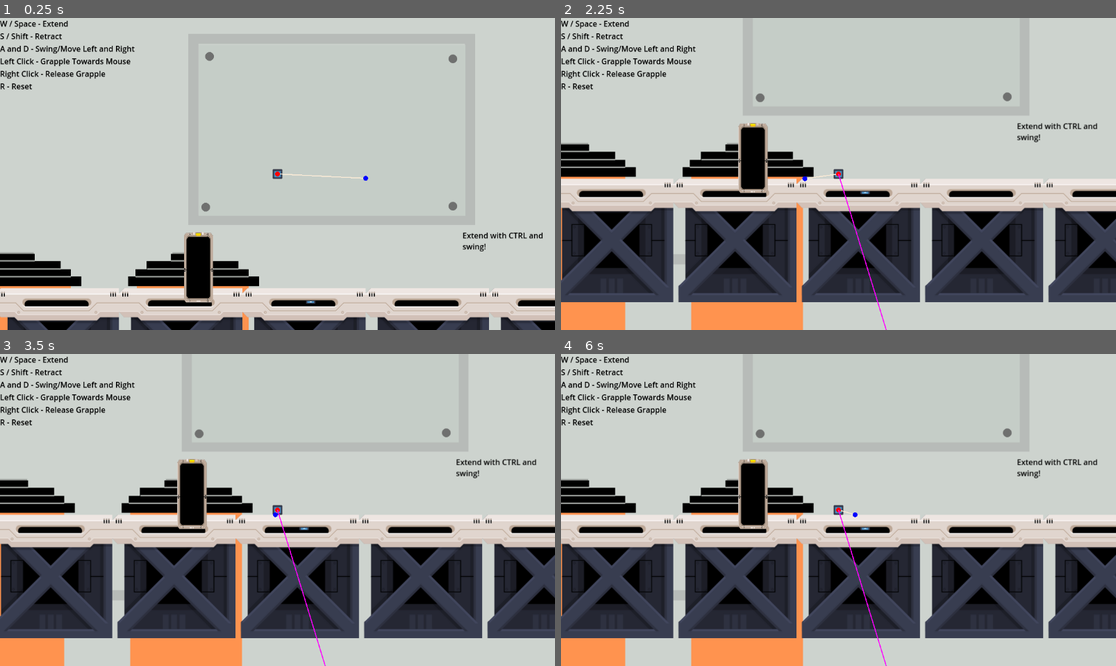
Above: before the commit, frames 1-4 (two rows, left to right).
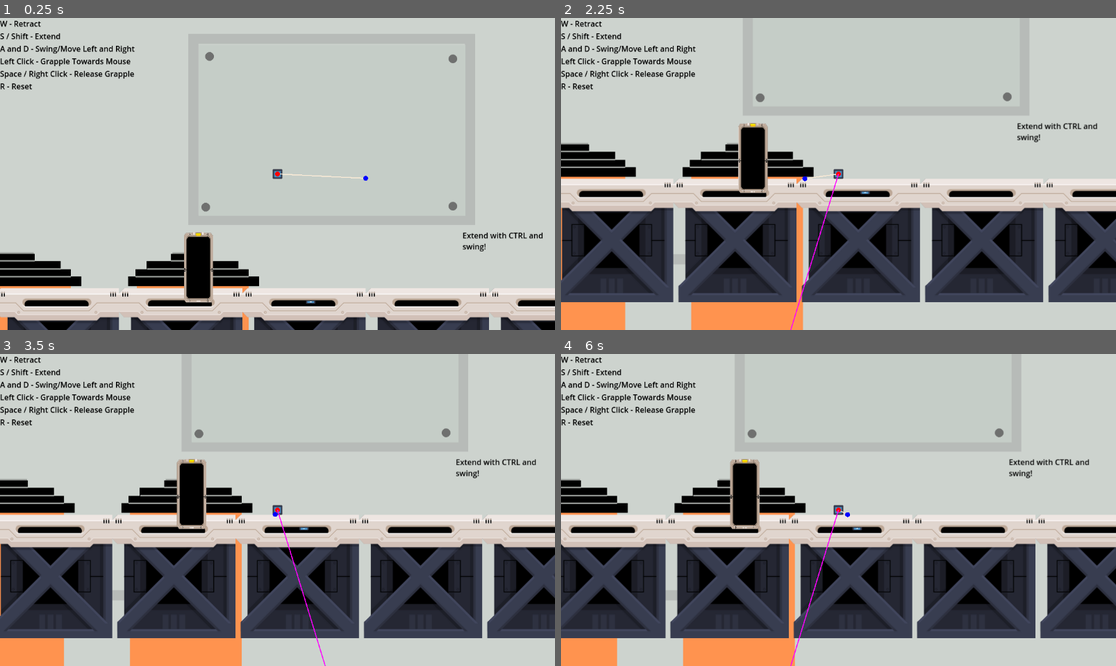
Above: after the commit, the same moments.

Repository: matthewchen146/cmpm-172-grappling-platformer
Game: Godot game, scene res://scenes/main_scenes/Levels/Level3.tscn
Two runs of this game, one before a commit and one after it. Both use one fixed random seed, a clock stepped at 60 frames per second and the inputs below. This scene is started directly instead of the project's main scene. The engine's default icon, where the game draws it, is replaced by a stand-in: a white triangle on a blue panel in a dark square.
Inputs (mouse positions are in pixels of both pictures, inside the frame that each line leads up to):
- Up to frame 1 (0.25 s): no input
- Up to frame 2 (2.25 s): move the mouse to (960, 158) at 0.52 s; hold Right (move_right) 0.53-1.28 s; hold S (lower) 0.53-1.28 s; click (960, 158) at 0.67 s; tap Space (jump) at 0.77, 1.07, 1.52, 1.55, 1.82, 2 s; tap W (raise, bound only after the commit) at 0.8, 1.35 s; tap Enter at 1.25 s; move the mouse to (727, 189) at 1.27 s; hold Left (move_left) 1.28-2.03 s; click (727, 189) at 1.42 s; move the mouse to (894, 105) at 2.02 s; hold Right (move_right) from 2.03 s (still down); hold Space (jump) from 2.03 s (still down); click (894, 105) at 2.17 s
- Up to frame 3 (3.5 s): keep holding Right (move_right); tap S (lower) at 2.3, 2.85 s; tap Enter at 2.75 s; move the mouse to (249, 572) at 2.77 s; release Space (jump) at 2.78 s; click (249, 572) at 2.92 s; tap Space (jump) at 3.02, 3.32 s; tap W (raise, bound only after the commit) at 3.05 s
- Up to frame 4 (6 s): tap Space (jump) at 3.5, 3.77, 3.8, 4.07, 4.52, 4.82, 5 s; move the mouse to (1005, 556) at 3.52 s; release Right (move_right) at 3.53 s; hold W (raise, bound only after the commit) 3.53-4.28 s; hold Left (move_left) 3.53-5.78 s; click (1005, 556) at 3.67 s; tap Enter at 4.25 s; move the mouse to (672, 463) at 4.27 s; tap J at 4.35 s; click (672, 463) at 4.42 s; tap S (lower) at 4.55 s; move the mouse to (866, 510) at 5.02 s; hold L 5.03-5.78 s; click (866, 510) at 5.17 s; tap W (raise, bound only after the commit) at 5.3 s; move the mouse to (755, 432) at 5.77 s; hold Right (move_right) from 5.78 s (still down); tap I at 5.85 s; click (755, 432) at 5.92 s

The runs differ from the first frame. In frame 1, 0.5% of the frame differs, in the area x 0-25%, y 0-20%; in frame 2, 0.7%; in frame 3, 1.2%; in frame 4, 15%, in the area x 0-100%, y 0-100%.

Commit message:
MORE TWEAKS

Diff:
--- a/project.godot
+++ b/project.godot
@@ -36,8 +36,6 @@
 jump={
 "deadzone": 0.5,
 "events": [Object(InputEventKey,"resource_local_to_scene":false,"resource_name":"","device":0,"window_id":0,"alt_pressed":false,"shift_pressed":false,"ctrl_pressed":false,"meta_pressed":false,"pressed":false,"keycode":0,"physical_keycode":32,"key_label":0,"unicode":0,"echo":false,"script":null)
-, Object(InputEventKey,"resource_local_to_scene":false,"resource_name":"","device":0,"window_id":0,"alt_pressed":false,"shift_pressed":false,"ctrl_pressed":false,"meta_pressed":false,"pressed":false,"keycode":0,"physical_keycode":4194320,"key_label":0,"unicode":0,"echo":false,"script":null)
-, Object(InputEventKey,"resource_local_to_scene":false,"resource_name":"","device":-1,"window_id":0,"alt_pressed":false,"shift_pressed":false,"ctrl_pressed":false,"meta_pressed":false,"pressed":false,"keycode":0,"physical_keycode":87,"key_label":0,"unicode":119,"echo":false,"script":null)
 ]
 }
 fire_grapple={
@@ -52,6 +50,12 @@
 , Object(InputEventKey,"resource_local_to_scene":false,"resource_name":"","device":-1,"window_id":0,"alt_pressed":false,"shift_pressed":false,"ctrl_pressed":false,"meta_pressed":false,"pressed":false,"keycode":0,"physical_keycode":4194322,"key_label":0,"unicode":0,"echo":false,"script":null)
 ]
 }
+raise={
+"deadzone": 0.5,
+"events": [Object(InputEventKey,"resource_local_to_scene":false,"resource_name":"","device":-1,"window_id":0,"alt_pressed":false,"shift_pressed":false,"ctrl_pressed":false,"meta_pressed":false,"pressed":false,"keycode":0,"physical_keycode":87,"key_label":0,"unicode":119,"echo":false,"script":null)
+, Object(InputEventKey,"resource_local_to_scene":false,"resource_name":"","device":-1,"window_id":0,"alt_pressed":false,"shift_pressed":false,"ctrl_pressed":false,"meta_pressed":false,"pressed":false,"keycode":0,"physical_keycode":4194320,"key_label":0,"unicode":0,"echo":false,"script":null)
+]
+}
 
 [rendering]
 
--- a/scenes/main_scenes/Levels/Level1.tscn
+++ b/scenes/main_scenes/Levels/Level1.tscn
@@ -144,11 +144,11 @@
 modulate = Color(0, 0, 0, 1)
 offset_right = 40.0
 offset_bottom = 23.0
-text = "W / Space - Extend
-S / Shift - Retract
+text = "W - Retract
+S / Shift - Extend
 A and D - Swing/Move Left and Right
 Left Click - Grapple Towards Mouse
-Right Click - Release Grapple
+Space / Right Click - Release Grapple
 R - Reset"
 
 [node name="Node2D" type="Node2D" parent="."]
--- a/scenes/main_scenes/Levels/Level2.tscn
+++ b/scenes/main_scenes/Levels/Level2.tscn
@@ -143,11 +143,11 @@
 modulate = Color(0, 0, 0, 1)
 offset_right = 40.0
 offset_bottom = 23.0
-text = "W / Space - Extend
-S / Shift - Retract
+text = "W - Retract
+S / Shift - Extend
 A and D - Swing/Move Left and Right
 Left Click - Grapple Towards Mouse
-Right Click - Release Grapple
+Space / Right Click - Release Grapple
 R - Reset"
 
 [node name="Node2D" type="Node2D" parent="."]
--- a/scenes/main_scenes/Levels/Level3.tscn
+++ b/scenes/main_scenes/Levels/Level3.tscn
@@ -143,11 +143,11 @@
 modulate = Color(0, 0, 0, 1)
 offset_right = 40.0
 offset_bottom = 23.0
-text = "W / Space - Extend
-S / Shift - Retract
+text = "W - Retract
+S / Shift - Extend
 A and D - Swing/Move Left and Right
 Left Click - Grapple Towards Mouse
-Right Click - Release Grapple
+Space / Right Click - Release Grapple
 R - Reset"
 
 [node name="Node2D" type="Node2D" parent="."]
--- a/scripts/Player.gd
+++ b/scripts/Player.gd
@@ -94,7 +94,7 @@
 				corners.append(Corner.new(anchorNode.position, max_length))
 	else:
 		pressed_mouse = false
-	if Input.is_mouse_button_pressed(MOUSE_BUTTON_RIGHT):
+	if Input.is_mouse_button_pressed(MOUSE_BUTTON_RIGHT) or Input.is_action_pressed("jump"):
 		grappling = false
 
 	if !grappling:
@@ -227,11 +227,11 @@
 		move_and_collide(-diff.normalized() * (length - current_max_length))
 		apply_impulse(-diff.normalized() * (length - current_max_length) * 100)
 
-	if Input.is_action_pressed("lower"):
+	if Input.is_action_pressed("raise"):
 		current_corner.length -= 200 * delta
 		if current_corner.length < 30 and (corners.size() - 1) == 0: # make it so you can't go below 30 on anchor
 			current_corner.length = 30
-	if Input.is_action_pressed("jump"):
+	if Input.is_action_pressed("lower"):
 		current_corner.length += 200 * delta
 
 	if Input.is_key_pressed(KEY_J):
